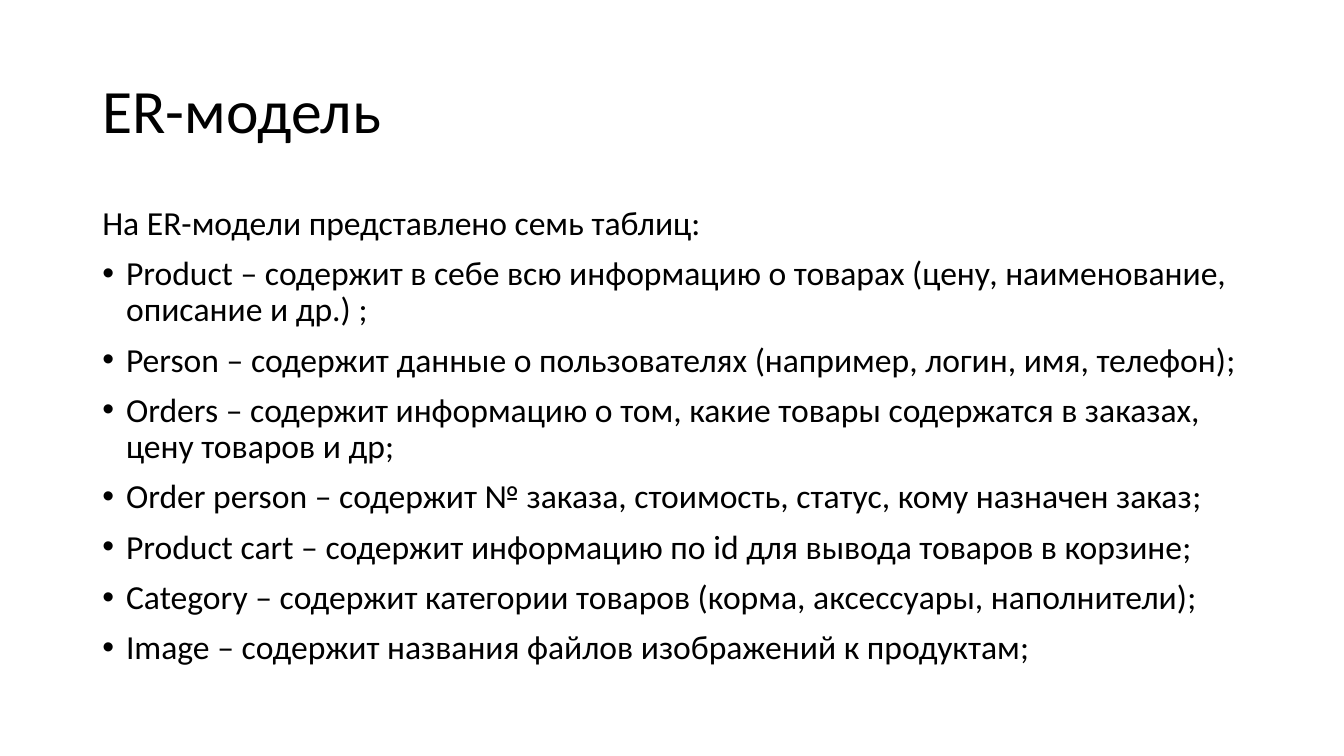
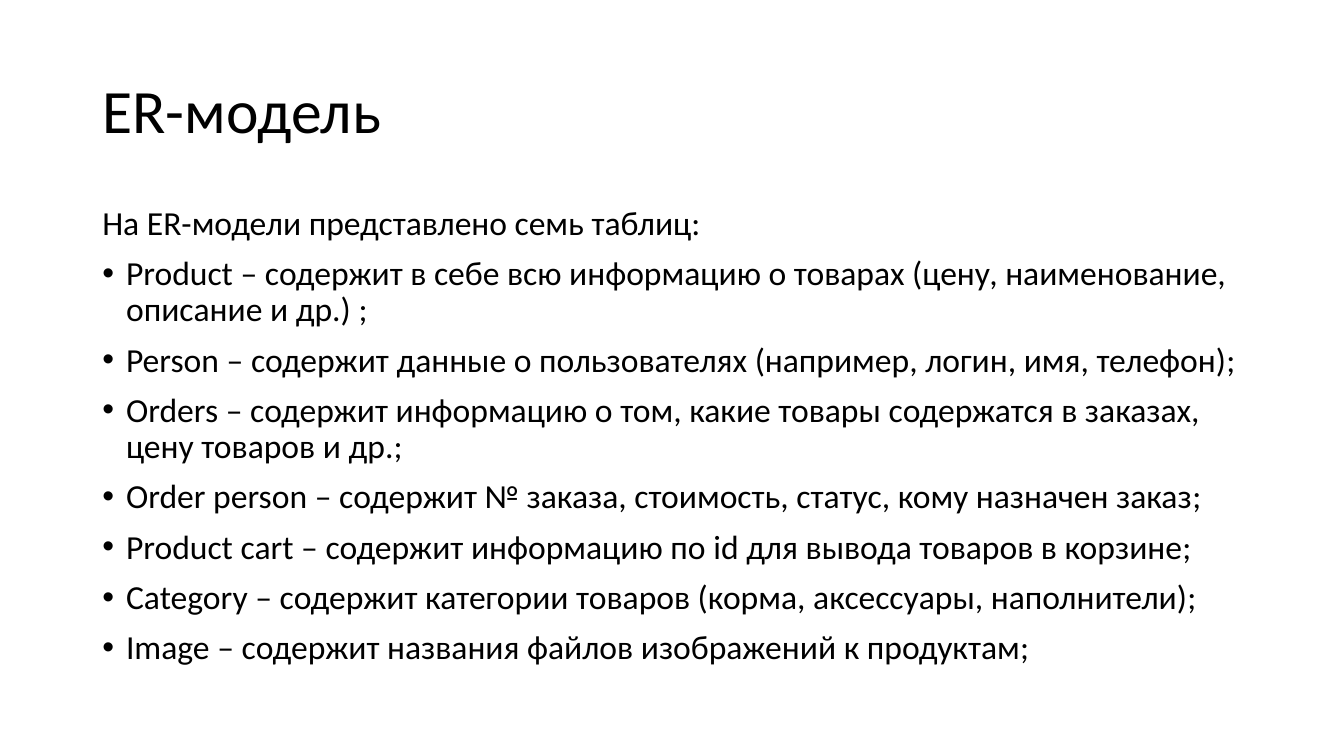
Before and after one commit to niakinina/Att_Itog, a slide deck: slide 5 of Презентация Итоговый проект.ppt (slide 4 before the commit). Drawn at 1344x756 pixels with LibreOffice and Linux fonts; fonts in the diff are those of the drawing. Boxes give left, top, right and bottom in pixels: in the first picture for what was removed or moved away, otherwise in the second. Text is boxed around its words. In the diff, an @@ line names an element or a change of style, - is before the commit and + after.

```diff
--- a/Презентация Итоговый проект.ppt
+++ b/Презентация Итоговый проект.ppt
@@ text at (x1=126, y1=398, x2=1200, y2=464): text changed @@
-• Orders – содержит информацию о том, какие товары содержатся в заказах, цену товаров и др;
+• Orders – содержит информацию о том, какие товары содержатся в заказах, цену товаров и др.;
```
Also in this commit, not shown: 3 other slides changed, 1 slide added.
